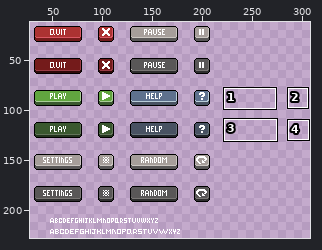
Two versions of one pixel-art file, Projecte-GameDesign/Interfaces/Buttons.aseprite. The picture above shows the old version from afar; the outline marks the close-up.
Close-up. Earlier state:
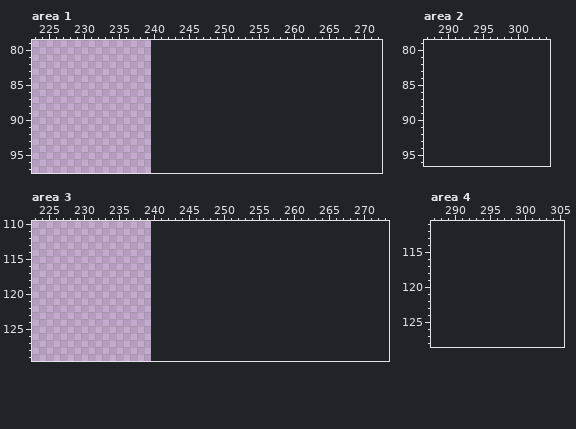
240x240 pixels, 1 frame. Shown: area 1: x 223..272, y 79..97; area 2: x 287..304, y 79..96; area 3: x 223..273, y 110..129; area 4: x 287..305, y 111..128. The old version is drawn lined up with the new one, on the new canvas. The wide view leaves out empty margins. The commit also changed other parts of the picture, which this record leaves out.
The result:
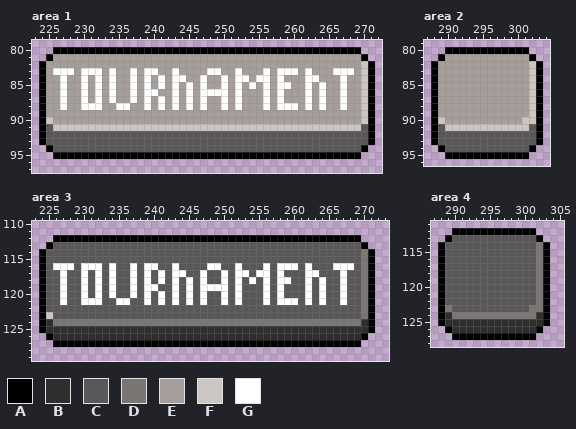
Palette (. is transparent): A #000000  B #2e2e2e  C #595757  D #797674  E #a69e9a  F #cbc6c1  G #ffffff
Diff:
canvas 240x240 -> 480x240
Changed rows in their new state; - is an unchanged pixel.
Area 1:
first column x 224:
80 --AAAAAAAAAAAAAAAAAAAAAAAAAAAAAAAAAAAAAAAAAAAA--
81 -AEEEEEEEEEEEEEEEEEEEEEEEEEEEEEEEEEEEEEEEEEEEEA-
82 AEEEEEEEEEEEEEEEEEEEEEEEEEEEEEEEEEEEEEEEEEEEEEFA
83 AEGGGEGGGEGEEGEGGEEGEEEEGGEEGEEEGEGGGEGEEEGGGEFA
84 AEEGEEGEGEGEEGEGEGEGGEEGEEGEGGEGGEGEEEGGEEEGEEFA
85 AEEGEEGEGEGEEGEGEGEGEGEGEEGEGEGEGEGGEEGEGEEGEEFA
86 AEEGEEGEGEGEEGEGGEEGEGEGGGGEGEEEGEGEEEGEGEEGEEFA
87 AEEGEEGEGEGEEGEGEGEGEGEGEEGEGEEEGEGEEEGEGEEGEEFA
88 AEEGEEGGGEEGGEEGEGEGEGEGEEGEGEEEGEGGGEGEGEEGEEFA
89 AEEEEEEEEEEEEEEEEEEEEEEEEEEEEEEEEEEEEEEEEEEEEEFA
90 AFEEEEEEEEEEEEEEEEEEEEEEEEEEEEEEEEEEEEEEEEEEEEFA
91 ACFFFFFFFFFFFFFFFFFFFFFFFFFFFFFFFFFFFFFFFFFFFFCA
92 ACCCCCCCCCCCCCCCCCCCCCCCCCCCCCCCCCCCCCCCCCCCCCCA
93 ACCCCCCCCCCCCCCCCCCCCCCCCCCCCCCCCCCCCCCCCCCCCCCA
94 -ACCCCCCCCCCCCCCCCCCCCCCCCCCCCCCCCCCCCCCCCCCCCA-
95 --AAAAAAAAAAAAAAAAAAAAAAAAAAAAAAAAAAAAAAAAAAAA--
Area 2:
first column x 288:
80 --AAAAAAAAAAAA--
81 -AEEEEEEEEEEEEA-
82 AEEEEEEEEEEEEEFA
83 AEEEEEEEEEEEEEFA
84 AEEEEEEEEEEEEEFA
85 AEEEEEEEEEEEEEFA
86 AEEEEEEEEEEEEEFA
87 AEEEEEEEEEEEEEFA
88 AEEEEEEEEEEEEEFA
89 AEEEEEEEEEEEEEFA
90 AFEEEEEEEEEEEFFA
91 ACFFFFFFFFFFFFCA
92 ACCCCCCCCCCCCCCA
93 ACCCCCCCCCCCCCCA
94 -ACCCCCCCCCCCCA-
95 --AAAAAAAAAAAA--
Area 3:
first column x 224:
112 --AAAAAAAAAAAAAAAAAAAAAAAAAAAAAAAAAAAAAAAAAAAA--
113 -ACCCCCCCCCCCCCCCCCCCCCCCCCCCCCCCCCCCCCCCCCCCCA-
114 ACCCCCCCCCCCCCCCCCCCCCCCCCCCCCCCCCCCCCCCCCCCCCDA
115 ACCCCCCCCCCCCCCCCCCCCCCCCCCCCCCCCCCCCCCCCCCCCCDA
116 ACGGGCGGGCGCCGCGGCCGCCCCGGCCGCCCGCGGGCGCCCGGGCDA
117 ACCGCCGCGCGCCGCGCGCGGCCGCCGCGGCGGCGCCCGGCCCGCCDA
118 ACCGCCGCGCGCCGCGCGCGCGCGCCGCGCGCGCGGCCGCGCCGCCDA
119 ACCGCCGCGCGCCGCGGCCGCGCGGGGCGCCCGCGCCCGCGCCGCCDA
120 ACCGCCGCGCGCCGCGCGCGCGCGCCGCGCCCGCGCCCGCGCCGCCDA
121 ACCGCCGGGCCGGCCGCGCGCGCGCCGCGCCCGCGGGCGCGCCGCCDA
122 ACCCCCCCCCCCCCCCCCCCCCCCCCCCCCCCCCCCCCCCCCCCCCDA
123 AFCCCCCCCCCCCCCCCCCCCCCCCCCCCCCCCCCCCCCCCCCCCCDA
124 ABDDDDDDDDDDDDDDDDDDDDDDDDDDDDDDDDDDDDDDDDDDDDBA
125 ABBBBBBBBBBBBBBBBBBBBBBBBBBBBBBBBBBBBBBBBBBBBBBA
126 -ABBBBBBBBBBBBBBBBBBBBBBBBBBBBBBBBBBBBBBBBBBBBA-
127 --AAAAAAAAAAAAAAAAAAAAAAAAAAAAAAAAAAAAAAAAAAAA--
Area 4:
first column x 288:
112 --AAAAAAAAAAAA--
113 -ACCCCCCCCCCCCA-
114 ACCCCCCCCCCCCCDA
115 ACCCCCCCCCCCCCDA
116 ACCCCCCCCCCCCCDA
117 ACCCCCCCCCCCCCDA
118 ACCCCCCCCCCCCCDA
119 ACCCCCCCCCCCCCDA
120 ACCCCCCCCCCCCCDA
121 ACCCCCCCCCCCCCDA
122 ACCCCCCCCCCCCCDA
123 ADCCCCCCCCCCCDDA
124 ABDDDDDDDDDDDDBA
125 ABBBBBBBBBBBBBBA
126 -ABBBBBBBBBBBBA-
127 --AAAAAAAAAAAA--
